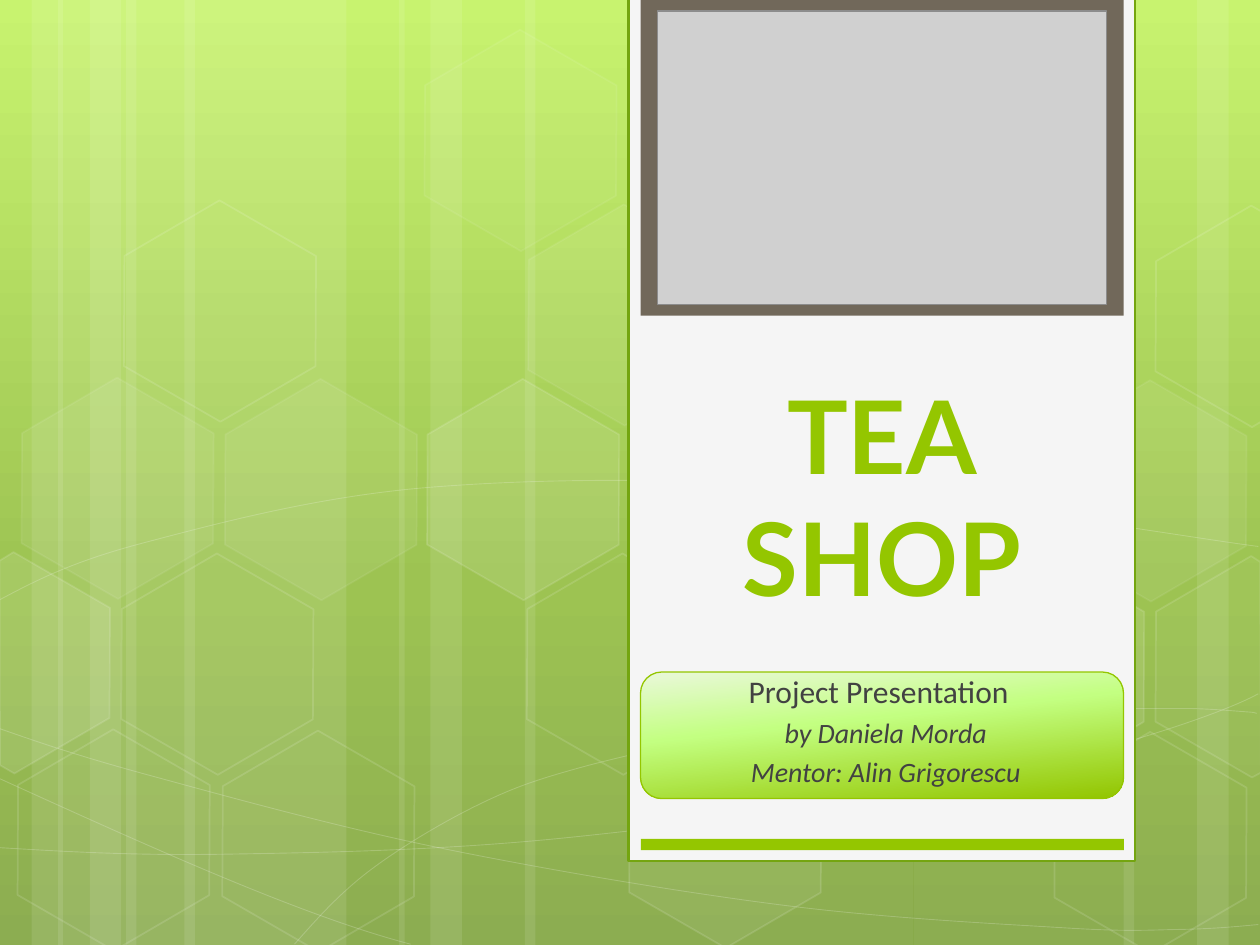
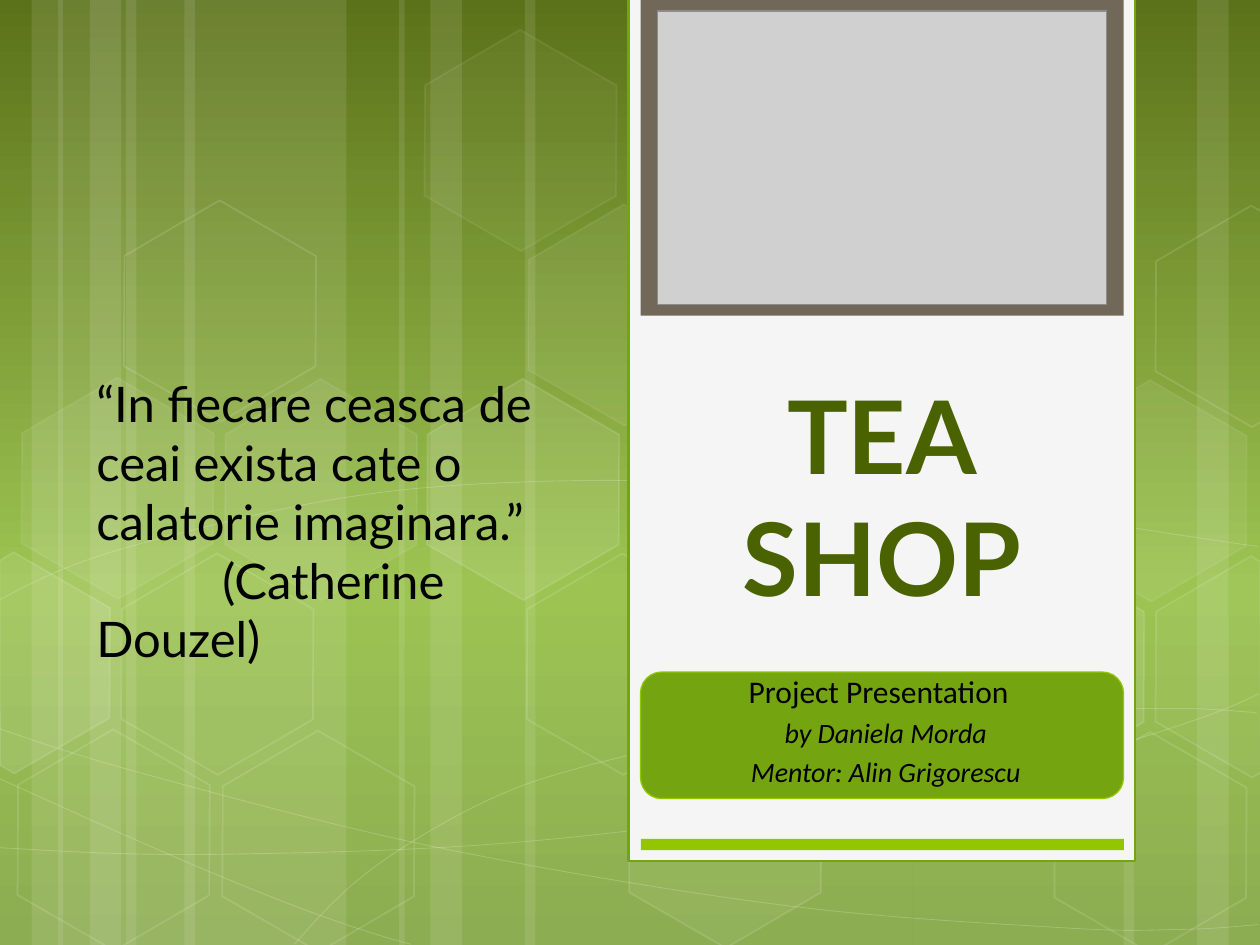
Before and after one commit to Daniela-MI/Final-Project, a slide deck: slide 1 of TeaHi.pptx. Drawn at 1260x945 pixels with LibreOffice and Linux fonts; fonts in the diff are those of the drawing; grey boxes stand for pictures. Boxes give left, top, right and bottom in pixels: in the first picture for what was removed or moved away, otherwise in the second. Text is boxed around its words. In the diff, an @@ line names an element or a change of style, - is before the commit and + after.

Commit message:
adding TeaHi page, presentation pptx

```diff
--- a/TeaHi.pptx
+++ b/TeaHi.pptx
@@ background gradient #C3F35F to #93BF3F to #81A53E to gradient #4A6300 to #93BF3F to #81A53E @@
@@ text added at [96,384,532,606], 28 pt, text #000000 @@
+“In fiecare ceasca de ceai exista cate o calatorie imaginara.”
+(Catherine Douzel)
@@ title "TEA SHOP" at [743,400,1022,597]: text colour #94C600 to #4A6300 @@
@@ rounded rectangle at [640,672,1123,798]: fill gradient #EAF9DA to #C4FF82 to #94C600 to #74A510 @@
@@ subtitle "Project Presentation" at [749,681,1020,787]: text colour #424242 to #000000 @@
```
Also in this commit, not shown: 1 other slide changed, 11 slides added, 1 slide removed, 24 other files.
